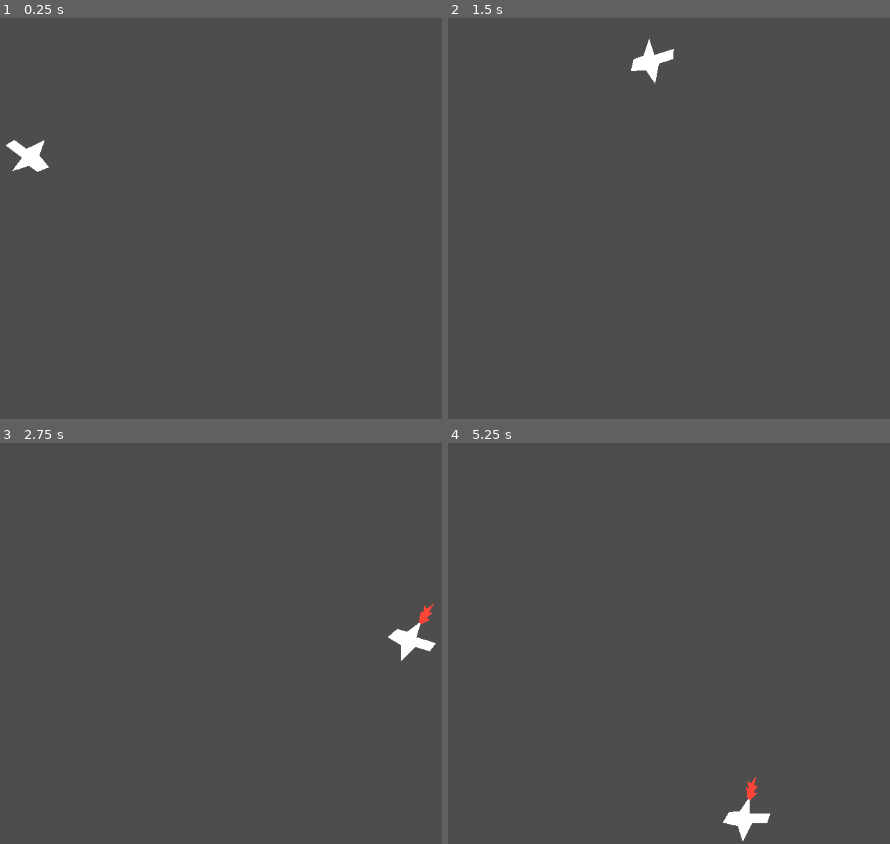
Above: before the commit, frames 1-4 (two rows, left to right).
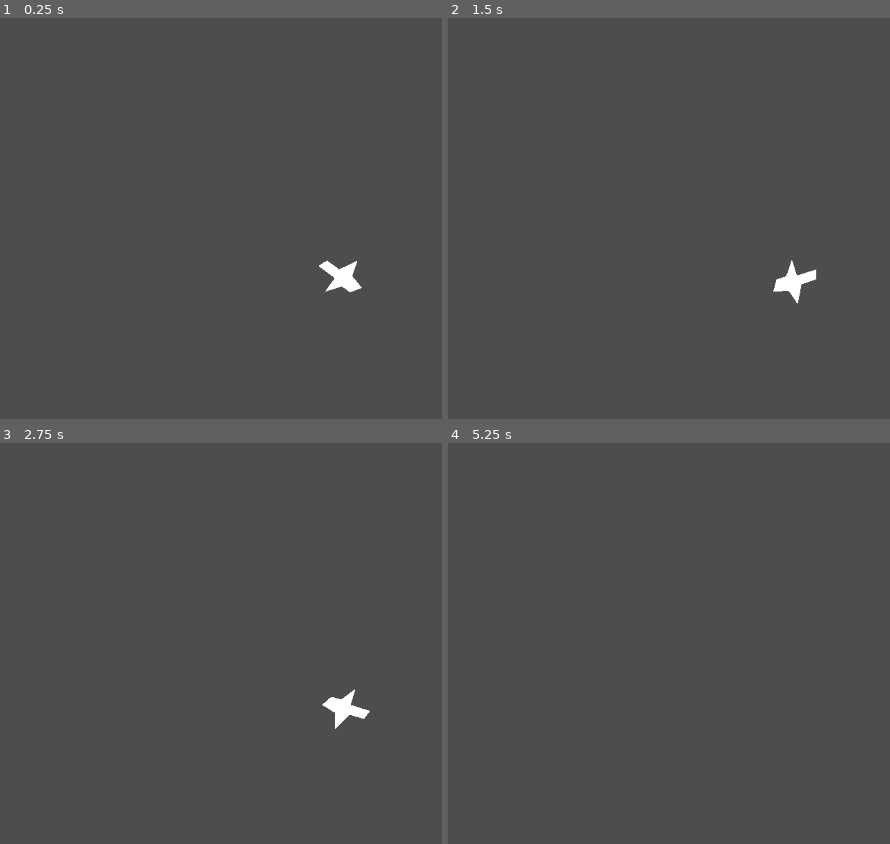
Above: after the commit, the same moments.

Repository: juunp/dogfight
Game: Godot game, scene res://scenes/player.tscn
The game is run twice, just before and just after one commit, with the same random seed, the same clock (stepped at 60 frames per second) and the same inputs.
Inputs:
- Up to frame 1 (0.25 s): no input
- Up to frame 2 (1.5 s): tap Enter (ui_accept) at 0.5, 1.35 s; hold Right (ui_right) 0.53-1.28 s; hold Enter (ui_accept) 0.53-1.28 s; hold Left (ui_left) from 1.28 s (still down)
- Up to frame 3 (2.75 s): tap Enter (ui_accept) at 1.52, 1.82 s; release Left (ui_left) at 2.03 s; hold Right (ui_right) from 2.03 s (still down); hold Enter (ui_accept) from 2.03 s (still down)
- Up to frame 4 (5.25 s): release Right (ui_right) at 2.78 s; release Enter (ui_accept) at 2.78 s; hold Up (accelerate, bound only after the commit) 2.78-3.53 s; tap Enter (ui_accept) at 2.85, 3.02, 3.32, 4.35, 4.52, 4.82 s; hold Enter (ui_accept) 3.53-4.28 s; hold Left (ui_left) from 3.53 s (still down); hold Enter (ui_accept) from 5.03 s (still down)

The runs differ from the first frame. In frame 1, 0.8% of the frame differs, in the area x 1-82%, y 30-69%; in frame 2, 0.8%; in frame 3, 0.9%, in the area x 72-99%, y 39-72%; in frame 4, 0.5%.

Commit message:
minor fixups + first enemy

Diff:
--- a/project.godot
+++ b/project.godot
@@ -15,6 +15,30 @@
 config/features=PackedStringArray("4.5", "GL Compatibility")
 config/icon="res://icon.svg"
 
+[debug]
+
+gdscript/warnings/untyped_declaration=1
+gdscript/warnings/inferred_declaration=1
+
+[input]
+
+rotate_right={
+"deadzone": 0.2,
+"events": [Object(InputEventKey,"resource_local_to_scene":false,"resource_name":"","device":-1,"window_id":0,"alt_pressed":false,"shift_pressed":false,"ctrl_pressed":false,"meta_pressed":false,"pressed":false,"keycode":4194321,"physical_keycode":0,"key_label":0,"unicode":0,"location":0,"echo":false,"script":null)
+]
+}
+rotate_left={
+"deadzone": 0.2,
+"events": [Object(InputEventKey,"resource_local_to_scene":false,"resource_name":"","device":-1,"window_id":0,"alt_pressed":false,"shift_pressed":false,"ctrl_pressed":false,"meta_pressed":false,"pressed":false,"keycode":4194319,"physical_keycode":0,"key_label":0,"unicode":0,"location":0,"echo":false,"script":null)
+]
+}
+accelerate={
+"deadzone": 0.2,
+"events": [Object(InputEventKey,"resource_local_to_scene":false,"resource_name":"","device":-1,"window_id":0,"alt_pressed":false,"shift_pressed":false,"ctrl_pressed":false,"meta_pressed":false,"pressed":false,"keycode":4194320,"physical_keycode":0,"key_label":0,"unicode":0,"location":0,"echo":false,"script":null)
+, Object(InputEventKey,"resource_local_to_scene":false,"resource_name":"","device":-1,"window_id":0,"alt_pressed":false,"shift_pressed":false,"ctrl_pressed":false,"meta_pressed":false,"pressed":false,"keycode":32,"physical_keycode":0,"key_label":0,"unicode":32,"location":0,"echo":false,"script":null)
+]
+}
+
 [rendering]
 
 renderer/rendering_method="gl_compatibility"
--- /dev/null
+++ b/scenes/enemies/boats/destroyer.tscn
@@ -0,0 +1,13 @@
+[gd_scene load_steps=2 format=3 uid="uid://cjkwopfq7jsfy"]
+
+[ext_resource type="Script" uid="uid://cwdjhbt3ptu5o" path="res://scripts/destroyer.gd" id="1_l4bph"]
+
+[node name="Destroyer" type="Node2D"]
+script = ExtResource("1_l4bph")
+
+[node name="destroyer" type="Polygon2D" parent="."]
+color = Color(0.65225875, 0.5671207, 0.94534415, 1)
+polygon = PackedVector2Array(-302, -90, 94, -80, 424, -60, 324, 76, -276, 74, -422, -102)
+
+[node name="canon" type="Polygon2D" parent="."]
+polygon = PackedVector2Array(-244, -54, -316, -232, -260, -238, -214, -66)
--- a/scenes/player.tscn
+++ b/scenes/player.tscn
@@ -11,12 +11,12 @@
 [node name="AnimatedSprite2D" type="AnimatedSprite2D" parent="."]
 visible = false
 rotation = 0.7853982
-scale = Vector2(0.99999994, 0.99999994)
+scale = Vector2(0.9999999, 0.9999999)
 sprite_frames = SubResource("SpriteFrames_sh265")
 
 [node name="plane" type="Polygon2D" parent="."]
 position = Vector2(-7.6293945e-06, 7.6293945e-06)
-rotation = 0.79873204
+rotation = 0.7987321
 scale = Vector2(0.25403222, 0.20175442)
 polygon = PackedVector2Array(-44, -15, -138, -101, -90, -141, -20, -79, 84, -143, 54, -33, 110, 51, 44, 85, -4, 43, -100, 83)
 
@@ -24,3 +24,9 @@
 visible = false
 color = Color(1, 0.27058825, 0.21176471, 1)
 polygon = PackedVector2Array(-25, -8, -37, -17, -37, -11, -48, -17, -46, -11, -61, -12, -49, -6, -53, 0, -41, -4, -43, 0, -28, -3)
+
+[node name="Camera2D" type="Camera2D" parent="."]
+limit_left = 50
+limit_top = 100
+limit_right = 200
+limit_bottom = 200
--- /dev/null
+++ b/scripts/destroyer.gd
@@ -0,0 +1,7 @@
+extends Node2D
+
+@export var _max_angle := 160
+@export var _min_angle := 20
+
+func _ready() -> void:
+	rotation_degrees = _min_angle
--- a/scripts/player.gd
+++ b/scripts/player.gd
@@ -1,33 +1,31 @@
 extends CharacterBody2D
 
-@export var health = 100
-@export var speed = 400
-@export var rotation_speed = 4
+@export var _health := 100
+@export var _speed := 400
+@export var _rotation_speed := 4
 
-@onready var boost_flames = $"boost flames"
+@onready var _boost_flames := $"boost flames"
 
 func _ready() -> void:
 	rotation_degrees = -45
 
-
-var rotation_direction = 0
-
 func _physics_process(delta: float) -> void:
 	velocity -= Vector2(velocity).normalized()
 
-	if Input.is_action_pressed("ui_left"):
-		rotation = rotation + (rotation_speed * delta * - 1)
-	elif Input.is_action_pressed("ui_right"):
-		rotation = rotation + (rotation_speed * delta)
-	if Input.is_action_pressed("ui_accept"):
-		velocity = transform.x * speed
-		boost_flames.visible = true
-	if Input.is_action_just_released("ui_accept"):
-		boost_flames.visible = false;
+	var rotation_speed = _rotation_speed * delta
+	if Input.is_action_pressed("rotate_left"):
+		rotation = rotation + rotation_speed * - 1
+	elif Input.is_action_pressed("rotate_right"):
+		rotation = rotation + rotation_speed
+	if Input.is_action_pressed("accelerate"):
+		velocity = transform.x * _speed
+		_boost_flames.visible = true
+	if Input.is_action_just_released("accelerate"):
+		_boost_flames.visible = false;
 	move_and_slide()
 
 func take_damage(amount: int) -> int:
-	return health - amount
+	return _health - amount
 
 func player_death() -> void:
 	pass
Not shown, added: scripts/destroyer.gd.uid
